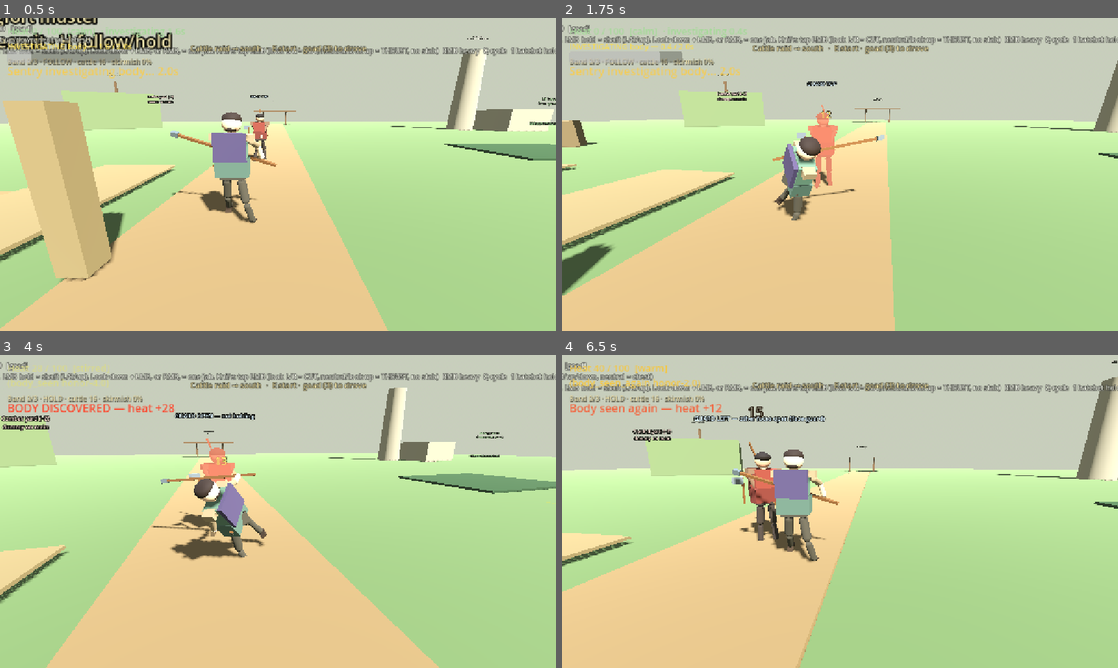
Above: before the commit, frames 1-4 (two rows, left to right).
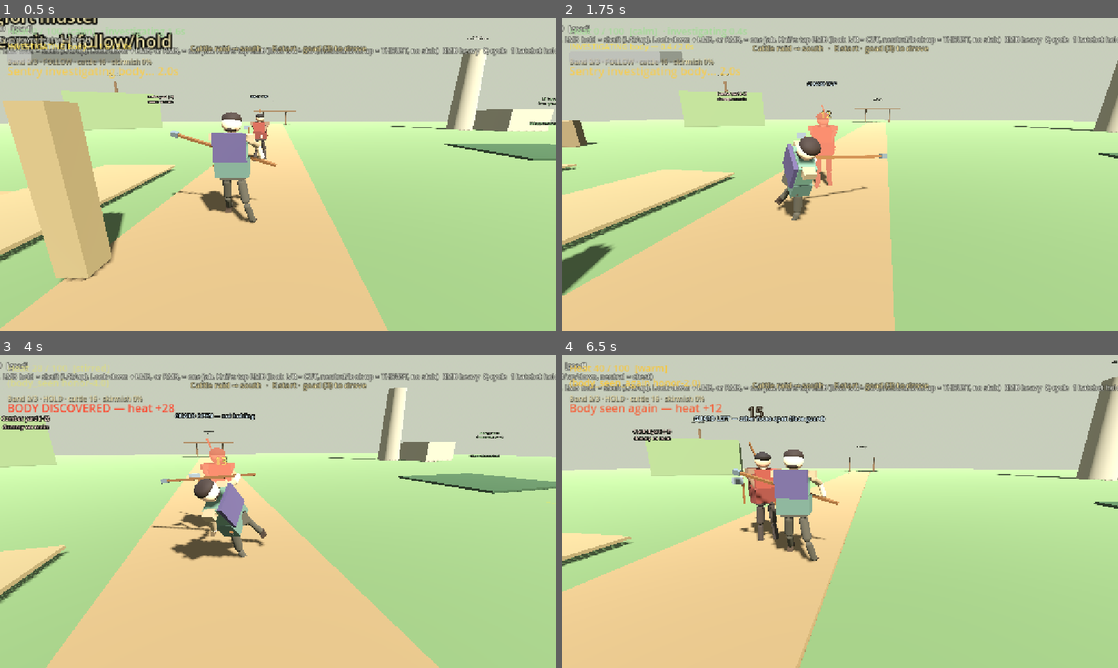
Above: after the commit, the same moments.

Repository: fortins4/devPlayground
Game: Godot game, scene res://scenes/main/main.tscn
Same seed, same stepped clock (60 frames per second), same inputs: the game is played once before the commit and once after it.
Inputs (mouse positions are in pixels of both pictures, inside the frame that each line leads up to):
- Up to frame 1 (0.5 s): no input
- Up to frame 2 (1.75 s): tap Enter at 0.5 s; move the mouse to (867, 174) at 0.52 s; hold Right mouse button (attack_heavy) 0.53-1.28 s; hold W (move_forward) from 0.53 s (still down); click (867, 174) at 0.67 s; tap Space (jump) at 0.77, 1.52 s; move the mouse to (812, 174) at 1.27 s; click (812, 174) at 1.35 s
- Up to frame 3 (4 s): keep holding W (move_forward); move the mouse to (289, 505) at 2.02 s; hold H (band_toggle) 2.03-2.78 s; click (289, 505) at 2.17 s; move the mouse to (272, 517) at 2.77 s; tap Ctrl (crouch) at 2.85 s; click (272, 517) at 2.92 s; tap Space (jump) at 3.02, 3.77 s; move the mouse to (316, 514) at 3.52 s; hold Q (cycle_weapon) from 3.53 s (still down); click (316, 514) at 3.67 s
- Up to frame 4 (6.5 s): move the mouse to (795, 508) at 4.27 s; release Q (cycle_weapon) at 4.28 s; tap E (interact) at 4.35 s; click (795, 508) at 4.42 s; tap Space (jump) at 4.52, 6.02 s; move the mouse to (845, 511) at 5.02 s; hold Shift (sprint) 5.03-5.78 s; click (845, 511) at 5.17 s; move the mouse to (817, 505) at 5.77 s; release W (move_forward) at 5.78 s; hold D (move_right) from 5.78 s (still down); tap 3 (weapon_goad) at 5.85 s; click (817, 505) at 5.92 s

Frame 1 is identical in both runs. In frame 2, 0.3% of the frame differs, in the area x 37-59%, y 37-59%; in frame 3, less than 0.1%; in frame 4, less than 0.1%.

Commit message:
feat(combat): keep the goad settle off the back of the head
The 0.22s return from a swing follow-through still eases to idle, but the short arc no longer carries the shaft across the back of the head. Follow and idle poses are unchanged.

Diff:
--- a/scripts/characters/player/player_controller.gd
+++ b/scripts/characters/player/player_controller.gd
@@ -919,7 +919,7 @@
 	if float(phases["contact_hold"]) > 0.0:
 		_arm_tween.tween_interval(float(phases["contact_hold"]))
 	_arm_tween.tween_method(_lerp_tool_pose.bind(pose_contact, pose_follow), 0.0, 1.0, phases["follow"]).set_trans(Tween.TRANS_QUAD).set_ease(Tween.EASE_OUT)
-	_arm_tween.tween_method(_slerp_tool_pose.bind(pose_follow, pose_idle), 0.0, 1.0, GOAD_SETTLE_SEC).set_trans(Tween.TRANS_SINE).set_ease(Tween.EASE_IN_OUT)
+	_arm_tween.tween_method(_slerp_goad_settle.bind(pose_follow, pose_idle), 0.0, 1.0, GOAD_SETTLE_SEC).set_trans(Tween.TRANS_SINE).set_ease(Tween.EASE_IN_OUT)
 	_arm_tween.tween_callback(_finish_goad_return)
 
 
@@ -940,6 +940,13 @@
 
 func _slerp_tool_pose(t: float, from_pose: Dictionary, to_pose: Dictionary) -> void:
 	_apply_blended_pose(from_pose, to_pose, t, true)
+
+
+func _slerp_goad_settle(t: float, from_pose: Dictionary, to_pose: Dictionary) -> void:
+	## Same 0.22s ease. The path stays off the back of the head. Not the hurt flinch.
+	_apply_tool_pose(ToolStrikePoses.tool_goad_settle_pose(from_pose, to_pose, t))
+
+
 
 
 func _apply_blended_pose(from_pose: Dictionary, to_pose: Dictionary, t: float, use_slerp: bool) -> void:
--- a/systems/combat/tool_strike_poses.gd
+++ b/systems/combat/tool_strike_poses.gd
@@ -129,6 +129,38 @@
 		aimed[k] = v
 	return aimed
 
+
+
+## Ease from a goad follow-through back to idle.
+## The short quaternion arc swings the shaft across the back of the head.
+## A mid-blend bulge holds the grip out to the swing side and forward.
+## Weight is zero at both ends, so the follow pose and the idle pose stay put.
+## t is 0 at follow, 1 at idle. The 0.22s duration is the caller's.
+static func tool_goad_settle_pose(from_pose: Dictionary, to_pose: Dictionary, t: float) -> Dictionary:
+	var pose := {}
+	for k in to_pose.keys():
+		if String(k) == "root_drop":
+			pose[k] = lerpf(float(from_pose.get(k, 0.0)), float(to_pose[k]), t)
+			continue
+		var a: Vector3 = from_pose.get(k, Vector3.ZERO)
+		var b: Vector3 = to_pose[k]
+		pose[k] = Quaternion.from_euler(a).slerp(Quaternion.from_euler(b), t).get_euler()
+	var gate := sin(clampf(t, 0.0, 1.0) * PI)
+	if gate < 0.001 or not pose.has("right_arm") or not pose.has("weapon"):
+		return pose
+	var side := 0.0
+	if from_pose.has("hips"):
+		side = signf((from_pose["hips"] as Vector3).y)
+	pose["right_arm"] = (pose["right_arm"] as Vector3) + Vector3(0.0, side * deg_to_rad(80.0) * gate, 0.0)
+	var weapon: Vector3 = pose["weapon"]
+	weapon.y += -side * deg_to_rad(40.0) * gate
+	weapon.z += deg_to_rad(-30.0) * gate
+	# Overhead and the stab have no hip yaw. Pitch the shaft forward so it
+	# climbs in front of the neck instead of over the back of the head.
+	if absf(side) < 0.5:
+		weapon.x += deg_to_rad(-36.0) * gate
+	pose["weapon"] = weapon
+	return pose
 
 
 static func _charge_lane(aimed: Dictionary, aim_x: float) -> Dictionary:
--- /dev/null
+++ b/tools/capture_goad_blend_clear_screenshots.gd
@@ -0,0 +1,106 @@
+extends SceneTree
+## Halfway through the 0.22s goad settle, then idle. xvfb + x11/opengl3.
+## Do not run bare --headless (SubViewport stays blank).
+
+const ToolStrikePoses := preload("res://systems/combat/tool_strike_poses.gd")
+const _Loco := preload("res://scripts/characters/shared/kerne_locomotion.gd")
+
+
+func _initialize() -> void:
+	_run()
+
+
+func _run() -> void:
+	var out_dir := "/workspace/riocht-builds/screenshots/goad-blend-clear"
+	DirAccess.make_dir_recursive_absolute(out_dir)
+	var vp := SubViewport.new()
+	vp.size = Vector2i(1280, 720)
+	vp.render_target_update_mode = SubViewport.UPDATE_ALWAYS
+	vp.transparent_bg = false
+	root.add_child(vp)
+	var world := Node3D.new()
+	vp.add_child(world)
+	var envn := WorldEnvironment.new()
+	var environment := Environment.new()
+	environment.background_mode = Environment.BG_COLOR
+	environment.background_color = Color(0.45, 0.55, 0.62)
+	environment.ambient_light_source = Environment.AMBIENT_SOURCE_COLOR
+	environment.ambient_light_color = Color(0.93, 0.93, 0.96)
+	environment.ambient_light_energy = 1.15
+	envn.environment = environment
+	world.add_child(envn)
+	var light := DirectionalLight3D.new()
+	light.light_energy = 1.35
+	light.rotation_degrees = Vector3(-48.0, 36.0, 0.0)
+	world.add_child(light)
+	var fill := DirectionalLight3D.new()
+	fill.light_energy = 0.45
+	fill.rotation_degrees = Vector3(-18.0, -120.0, 0.0)
+	world.add_child(fill)
+	var ground := MeshInstance3D.new()
+	var plane := PlaneMesh.new()
+	plane.size = Vector2(24, 24)
+	ground.mesh = plane
+	var gmat := StandardMaterial3D.new()
+	gmat.albedo_color = Color(0.28, 0.36, 0.24)
+	ground.material_override = gmat
+	world.add_child(ground)
+	var player := (load("res://scenes/characters/player/player.tscn") as PackedScene).instantiate() as CharacterBody3D
+	world.add_child(player)
+	player.global_position = Vector3.ZERO
+	player.set_physics_process(false)
+	player.set_process(false)
+	player.process_mode = Node.PROCESS_MODE_DISABLED
+	var pcam := player.get_node_or_null("CameraPivot/Camera3D") as Camera3D
+	if pcam:
+		pcam.current = false
+	var cam := Camera3D.new()
+	cam.fov = 32.0
+	world.add_child(cam)
+	cam.current = true
+	var hud := CanvasLayer.new()
+	vp.add_child(hud)
+	var panel := ColorRect.new()
+	panel.color = Color(0.08, 0.09, 0.1, 0.78)
+	panel.position = Vector2(24, 16)
+	panel.size = Vector2(1180, 56)
+	hud.add_child(panel)
+	var label := Label.new()
+	label.position = Vector2(36, 26)
+	label.add_theme_font_size_override("font_size", 24)
+	label.add_theme_color_override("font_color", Color(1, 0.95, 0.72))
+	hud.add_child(label)
+	for _i in 6:
+		await process_frame
+	var _reg := _Loco
+	var loco := player.get_node("KerneLocomotion") as KerneLocomotion
+	var combat := player.get_node("CombatSystem") as CombatSystem
+	combat.process_mode = Node.PROCESS_MODE_DISABLED
+	if loco.joints.is_empty():
+		loco.rebuild()
+	combat.set_weapon(CombatSystem.Weapon.GOAD)
+	var idle: Dictionary = ToolStrikePoses.tool_idle_pose(CombatSystem.Weapon.GOAD)
+	# Mouse-left follow. Player's left is local -X; on this front camera that tip is viewer-right.
+	var follow: Dictionary = ToolStrikePoses.tool_aim_phase_pose(CombatSystem.Weapon.GOAD, -1.0, 0.0, &"follow")
+	var shots := [
+		{"file": "settle-mid", "t": 0.5, "eye": Vector3(0.15, 1.42, -2.65), "label": "HALFWAY  0.22s settle  shaft clear of the head"},
+		{"file": "settle-idle", "t": 1.0, "eye": Vector3(2.55, 1.40, 0.12), "label": "IDLE after the blend  shaft clear of the head"},
+	]
+	for shot in shots:
+		var pose: Dictionary = ToolStrikePoses.tool_goad_settle_pose(follow, idle, float(shot["t"]))
+		player._hurt_reacting = false
+		player._apply_tool_pose(pose)
+		loco.tick(0.016, 0.0, false, false, true, Vector3.ZERO)
+		player._apply_tool_pose(pose)
+		player._sync_weapon_to_hand()
+		var eye: Vector3 = shot["eye"]
+		cam.look_at_from_position(eye, Vector3(0.0, 1.30, 0.0), Vector3.UP)
+		label.text = String(shot["label"])
+		for _i in 3:
+			await process_frame
+		var img: Image = vp.get_texture().get_image()
+		var path := "%s/%s.png" % [out_dir, String(shot["file"])]
+		var err := img.save_png(path)
+		print("WROTE ", path, " err=", err, " bytes=", FileAccess.get_file_as_bytes(path).size())
+	print("CAPTURE_DONE")
+	quit(0)
